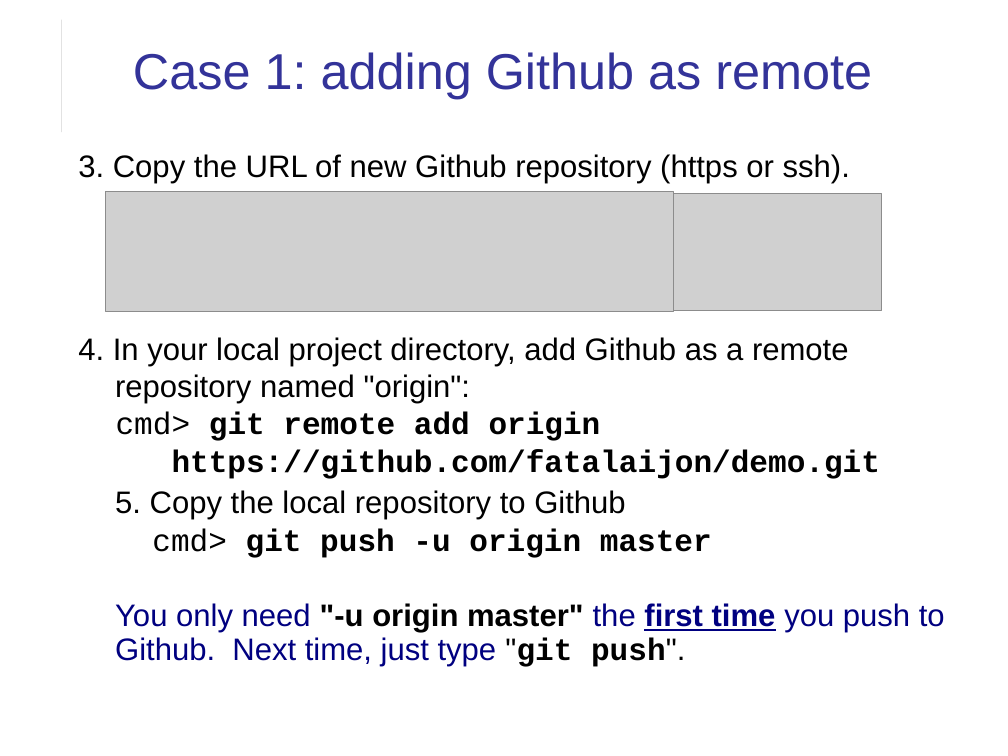
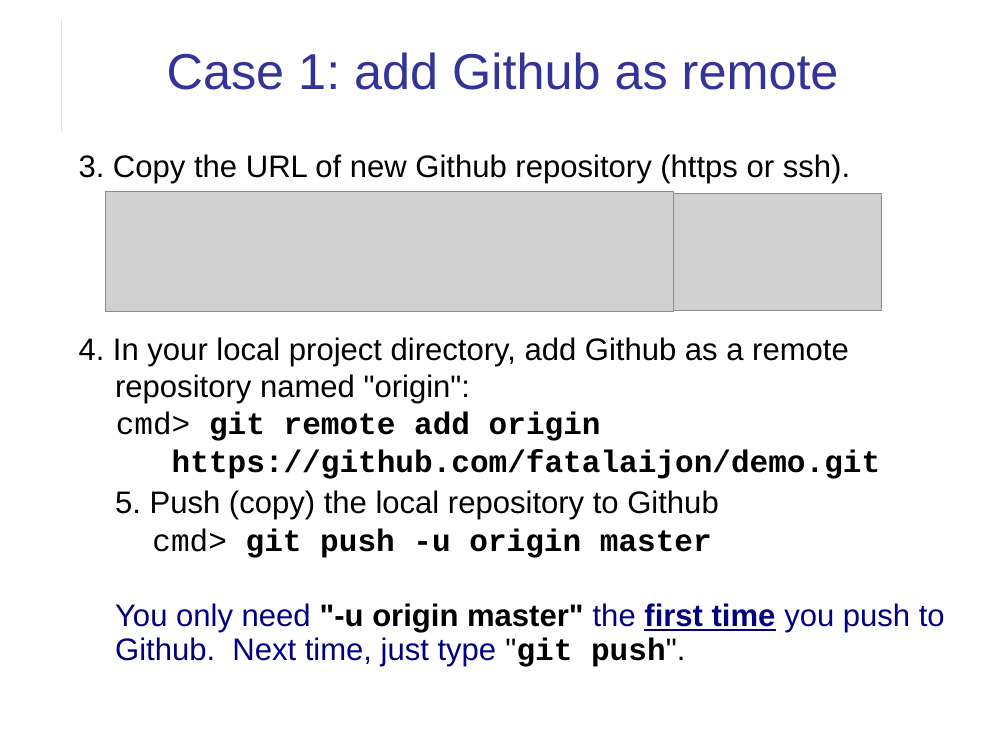
Before and after one commit to skeoop/skeoop.github.io, a slide deck: slide 8 of git/Using-Github.ppt. Drawn at 1008x756 pixels with LibreOffice and Linux fonts; fonts in the diff are those of the drawing; grey boxes stand for pictures. Boxes give left, top, right and bottom in pixels: in the first picture for what was removed or moved away, otherwise in the second. Text is boxed around its words. In the diff, an @@ line names an element or a change of style, - is before the commit and + after.

```diff
--- a/git/Using-Github.ppt
+++ b/git/Using-Github.ppt
@@ title at box(167, 52, 839, 90): text changed @@
-Case 1: adding Github as remote
+Case 1: add Github as remote
@@ text at box(115, 490, 718, 520): text changed @@
-5. Copy the local repository to Github
+5. Push (copy) the local repository to Github
```
Also in this commit, not shown: 9 other slides changed, 21 other files.
